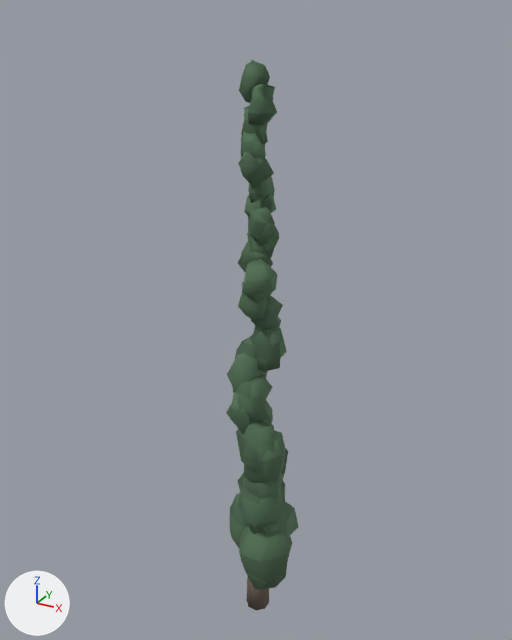
An edit to the glTF model assets/models/tree/cypress_1.glb, drawn before and after from the same camera.
One viewpoint serves both versions: a 50 mm lens placed at (4.96, -9.09, 10.39), pointed at (-0.15, 0.2, 5.74). The axes (+X, +Y, +Z) are drawn at lower left. The lights are the same throughout. The older version comes first. Vertices at exactly the same position are counted once.

The first picture shows 'cypress'.
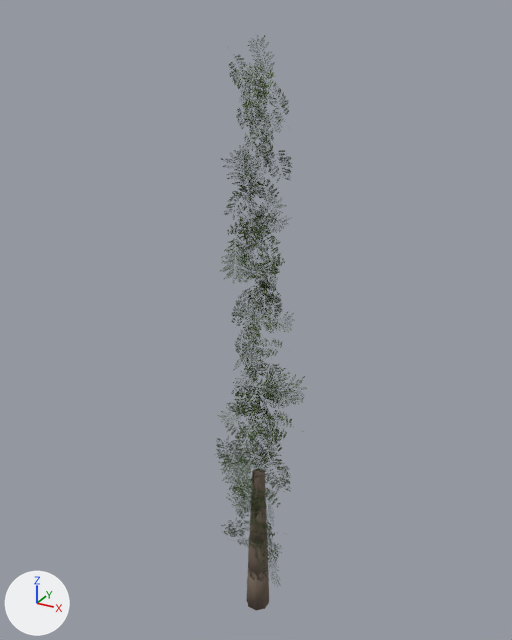
Pixel boxes (x1, y1, x2, y2) of what changed, in the pictures (512 x 640 px):
'cypress', reshaped
    before: (226, 60, 299, 610)
    after: (214, 35, 307, 610)
part 1 of me_cone, rebuilt
    before: (237, 477, 285, 501)
    after: (246, 473, 287, 503)
part 2 of me_cone, rebuilt
    before: (227, 353, 268, 393)
    after: (237, 344, 256, 377)
part 3 of me_cone, rebuilt
    before: (240, 132, 266, 159)
    after: (254, 129, 274, 161)
part 4 of me_cone, rebuilt
    before: (236, 419, 274, 474)
    after: (216, 419, 281, 471)
part 5 of me_cone, rebuilt (not visible afterwards)
    before: (238, 485, 282, 533)
part 6 of me_cone, rebuilt
    before: (239, 526, 292, 590)
    after: (254, 537, 281, 588)
part 7 of me_cone, rebuilt
    before: (242, 259, 278, 303)
    after: (260, 255, 278, 303)
part 8 of me_cone, rebuilt
    before: (230, 493, 248, 548)
    after: (226, 486, 271, 540)
part 9 of me_cone, rebuilt
    before: (226, 391, 253, 435)
    after: (217, 401, 265, 439)
part 10 of me_cone, rebuilt (not visible afterwards)
    before: (248, 176, 275, 203)
part 11 of me_cone, rebuilt
    before: (236, 375, 272, 422)
    after: (236, 372, 307, 441)
part 12 of me_cone, deleted (green)
    before: (234, 60, 288, 480)
part 13 of me_cone, reshaped
    before: (241, 431, 299, 536)
    after: (214, 35, 304, 565)

Patch to the scene script:
```diff
--- a/assets/models/tree/cypress_1.glb.py
+++ b/assets/models/tree/cypress_1.glb.py
@@ mat_leafcards @@
+mat_leafcards = bpy.data.materials.new('leafcards')
+# uses the picture img_leafcard_fine
@@ me_cone @@
-me_cone.from_pydata(...)  # 1036 vertices, 1928 faces; spans x -0.64..0.74, y -0.63..0.8, z -0.06..9.74
+me_cone.from_pydata(...)  # 398 vertices, 420 faces; spans x -1.07..0.95, y -1.01..0.8, z -0.06..10.12
+# me_cone part 1: the loose piece of 30 vertices spanning x -0.54..0.46, y -0.2..0.8, z 1.52..2.93 is rebuilt with 4 vertices and now spans x -0.39..0.35, y -0.16..0.8, z 1.79..2.95, in mat_leafcards
+# me_cone part 2: the loose piece of 30 vertices spanning x -0.45..0.11, y -0.4..0.28, z 4.34..5.3 is rebuilt with 4 vertices and now spans x -0.45..0.05, y -0.49..0.37, z 4.68..5.55, in mat_leafcards
+# me_cone part 3: the loose piece of 30 vertices spanning x -0.28..0.17, y -0.26..0.24, z 8.28..8.88 is rebuilt with 4 vertices and now spans x -0.22..0.4, y -0.25..0.25, z 8.25..8.9, in mat_leafcards
+# me_cone part 4: the loose piece of 30 vertices spanning x -0.28..0.46, y -0.55..0.23, z 3.13..4.21 is rebuilt with 4 vertices and now spans x -0.83..0.41, y -0.48..0.32, z 2.79..4.26, in mat_leafcards
+# me_cone part 5: the loose piece of 30 vertices spanning x -0.26..0.56, y -0.61..0.26, z 1.89..3.14 is rebuilt with 4 vertices and now spans x -0.3..0.24, y -1.01..0.49, z 1.76..3.27, in mat_leafcards
+# me_cone part 6: the loose piece of 30 vertices spanning x -0.26..0.74, y -0.63..0.37, z 0.61..2.11 is rebuilt with 4 vertices and now spans x -0.07..0.64, y -0.91..0.51, z 0.7..2.03, in mat_leafcards
+# me_cone part 7: the loose piece of 30 vertices spanning x -0.19..0.32, y -0.42..0.17, z 6.18..6.93 is rebuilt with 4 vertices and now spans x -0.17..0.46, y -0.41..0.47, z 6.04..7.07, in mat_leafcards
+# me_cone part 8: the loose piece of 30 vertices spanning x -0.64..0.21, y -0.24..0.58, z 1.01..2.29 is rebuilt with 4 vertices and now spans x -1.07..0.6, y -0.23..0.53, z 1.03..2.84, in mat_leafcards
+# me_cone part 9: the loose piece of 30 vertices spanning x -0.51..0.2, y -0.45..0.15, z 3.77..4.73 is rebuilt with 4 vertices and now spans x -0.68..0.37, y -0.35..0.06, z 3.58..4.62, in mat_leafcards
+# me_cone part 10: the loose piece of 30 vertices spanning x -0.21..0.16, y -0.14..0.35, z 7.7..8.3 is rebuilt with 4 vertices and now spans x -0.28..0.08, y -0.39..0.31, z 7.6..8.39, in mat_leafcards
+# me_cone part 11: the loose piece of 30 vertices spanning x -0.32..0.3, y -0.47..0.13, z 4.07..5.0 is rebuilt with 4 vertices and now spans x -0.4..0.87, y -0.46..0.36, z 3.79..5.0, in mat_leafcards
+# me_cone part 12: 15 loose pieces with 450 vertices, spanning x -0.41..0.47, y -0.37..0.48, z 2.56..9.74, are deleted
+# me_cone part 13
+# 90 vertices are removed from x -0.18..0.65, y -0.53..0.37, z 1.29..3.98
+# 168 faces are deleted
+# 188 vertices are added at x -1.06..0.95, y -0.83..0.78, z 1.05..10.12
+# 94 new faces join them, mat_leafcards
 me_cone.materials.append(mat_cypress)
+me_cone.materials.append(mat_leafcards)
```
